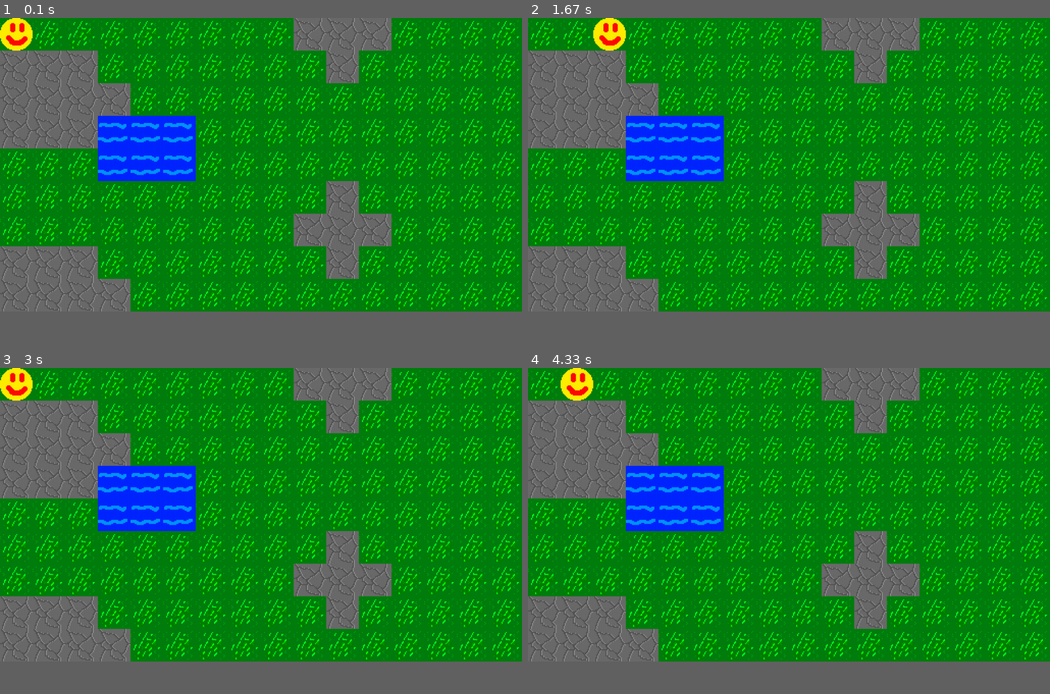
Above: before the commit, frames 1-4 (two rows, left to right).
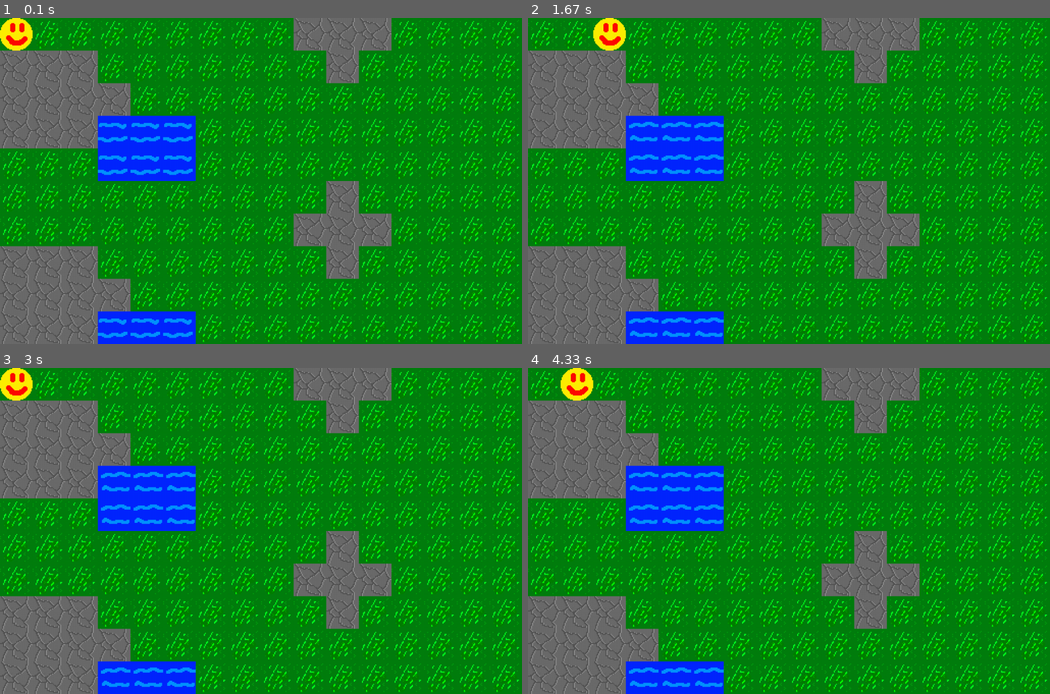
Above: after the commit, the same moments.

Repository: MaundyMoo/Coursework
Game: pygame game, started from Main.py
Two runs of this game, one before a commit and one after it. Both use one fixed random seed, a clock stepped at 60 frames per second and the inputs below.
Inputs:
- Up to frame 1 (0.1 s): no input
- Up to frame 2 (1.67 s): hold Right 0.33-0.8 s; hold Up 0.83-1.13 s; hold Right 1.17-1.63 s
- Up to frame 3 (3 s): hold Left 1.67-2.2 s; hold Down 2.23-2.53 s; hold Left 2.57-2.97 s
- Up to frame 4 (4.33 s): hold Right 3.4-4.03 s
The window is 900x506 before the commit and 900x562 after it. Grey fills any space a smaller window leaves; there, only what the larger window draws over its background counts as a difference.

The runs differ from the first frame. In frame 1, 4.5% of the frame differs, in the area x 0-100%, y 50-100%; in frame 2, 5.3%, in the area x 0-100%, y 31-100%; in frame 3, 5.3%; in frame 4, 5.3%.

Commit message:
Optimisations for rendering tiles

Diff:
--- a/Constants.py
+++ b/Constants.py
@@ -1,6 +1,6 @@
 import os
 SCREEN_WIDTH = 64 * 16
-SCREEN_HEIGHT = 64 * 9
+SCREEN_HEIGHT = 64 * 10
 
 TILESIZE = 64
 
--- a/Main.py
+++ b/Main.py
@@ -33,6 +33,7 @@
         pygame.display.flip()
         #Keeps the process waiting to ensure the program runs at 60fps
         clock.tick(60)
+        #print('fps: ', clock.get_fps())
     pygame.quit()
 
 if __name__ == "__main__":
--- a/Scenes.py
+++ b/Scenes.py
@@ -33,32 +33,34 @@
                                               sprite=self.spritesheet.returnSprite(1, 0)))
                 elif Constants.testmap[y][x] == 2:
                     row.append(Tiles.AnimTile(gridPos=(x, y),
-                                              collision=False,
+                                              collision=True,
                                               SpriteSheet=self.spritesheet,
                                               row=1,
                                               frames=2,
                                               interval=4))
             self.TileMap.append(row)
+        self.animTiles = []
+        self.backRendered = False
+        self.playerInputs = [pygame.K_UP, pygame.K_DOWN, pygame.K_LEFT, pygame.K_RIGHT]
         self.player = Entities.Player(x = 0, y = 0, sprite = self.spritesheet.returnSprite(0, 2), map = self.TileMap)
 
     def ProcessInputs(self, events, pressedKeys):
         for event in events:
-            if event.type == pygame.KEYDOWN:
-                if event.key == pygame.K_UP:
+            if event.type == pygame.KEYDOWN and event.key in self.playerInputs:
+                if event.key == self.playerInputs[0]:
                     self.player.move(0, -1)
-                elif event.key == pygame.K_DOWN:
+                elif event.key == self.playerInputs[1]:
                     self.player.move(0, 1)
-                elif event.key == pygame.K_LEFT:
+                elif event.key == self.playerInputs[2]:
                     self.player.move(-1, 0)
-                elif event.key == pygame.K_RIGHT:
+                elif event.key == self.playerInputs[3]:
                     self.player.move(1, 0)
+                self.offsetScene()
+                self.backRendered = False
 
     def Update(self):
-        for row in self.TileMap:
-            for tiles in row:
-                tiles.Update()
+        for tiles in self.animTiles: tiles.Update()
         self.player.Update()
-        self.offsetScene()
 
     def offsetScene(self):
         #Getting map dimensions, both tile and pixel dimensions
@@ -69,23 +71,34 @@
         playerX, playerY = self.player.getPosition()
         playerPixelX, playerPixelY = playerX * Constants.TILESIZE, playerY * Constants.TILESIZE
         #Checking for X offset
-        if playerPixelX <= int(Constants.SCREEN_WIDTH/2):
+        if playerPixelX <= int(Constants.SCREEN_WIDTH / 2):
             self.OffsetX = 0
-        elif playerPixelX >= int(mapPixelWidth - int(Constants.SCREEN_WIDTH/2)):
-            self.OffsetX = -int(mapPixelWidth - int(Constants.SCREEN_WIDTH))
+        elif playerPixelX >= (mapPixelWidth - int(Constants.SCREEN_WIDTH / 2)):
+            self.OffsetX = -(mapPixelWidth - Constants.SCREEN_WIDTH)
         else:
-            self.OffsetX = -(playerPixelX - int(Constants.SCREEN_WIDTH/2))
+            self.OffsetX = -(playerPixelX - int(Constants.SCREEN_WIDTH / 2))
         #Checking for Y offset
         if playerPixelY <= int(Constants.SCREEN_HEIGHT / 2):
             self.OffsetY = 0
-        elif playerPixelY >= int(mapPixelHeight - int(Constants.SCREEN_HEIGHT / 2)):
-            self.OffsetY = -int(mapPixelHeight - int(Constants.SCREEN_HEIGHT))
+        elif playerPixelY >= (mapPixelHeight - int(Constants.SCREEN_HEIGHT / 2)):
+            self.OffsetY = -(mapPixelHeight - Constants.SCREEN_HEIGHT)
         else:
             self.OffsetY = -(playerPixelY - int(Constants.SCREEN_HEIGHT / 2))
+            print(playerPixelY, Constants.SCREEN_HEIGHT/2)
+            print(playerPixelX, Constants.SCREEN_WIDTH/2)
+            print(self.OffsetY)
 
     def Render(self, screen):
-        screen.fill((0,0,0))
-        for row in self.TileMap:
-            for tiles in row:
-                tiles.Render(screen, self.OffsetX, self.OffsetY)
+        if not self.backRendered: self.backRender(screen)
+        for tiles in self.animTiles: tiles.Render(screen, self.OffsetX, self.OffsetY)
         self.player.Render(screen, self.OffsetX, self.OffsetY)
+
+    def backRender(self, screen):
+        tileXStart = abs(int(self.OffsetX/Constants.TILESIZE))
+        tileYStart = abs(int(self.OffsetY/Constants.TILESIZE))
+        self.animTiles = []
+        for y in range(tileYStart, tileYStart + int(Constants.SCREEN_HEIGHT/Constants.TILESIZE)):
+            for x in range(tileXStart, tileXStart + int(Constants.SCREEN_WIDTH/Constants.TILESIZE)):
+                if type(self.TileMap[y][x]) == Tiles.AnimTile: self.animTiles.append(self.TileMap[y][x])
+                self.TileMap[y][x].Render(screen, self.OffsetX, self.OffsetY)
+        self.backRendered = True
--- a/Tiles.py
+++ b/Tiles.py
@@ -19,7 +19,7 @@
         self.interval = interval
         self.offset = offset
         self.initialSprite = self.SpriteSheet.returnSprite(0, self.row)
-        super().__init__(gridPos, self.initialSprite, collision)
+        super().__init__(gridPos, collision = collision, sprite = self.initialSprite)
         self.tick = 0
         #The total amount of frames the animation runs for
         self.animLength = frames * interval
